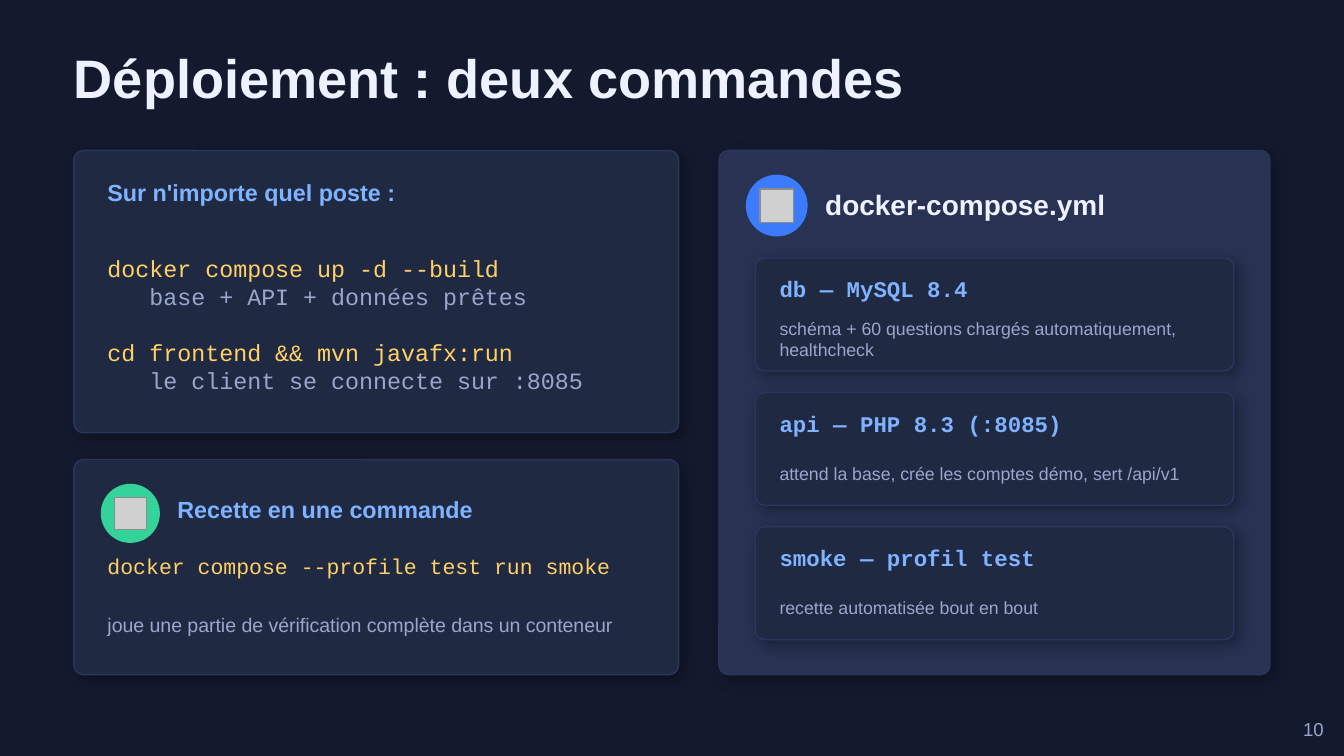
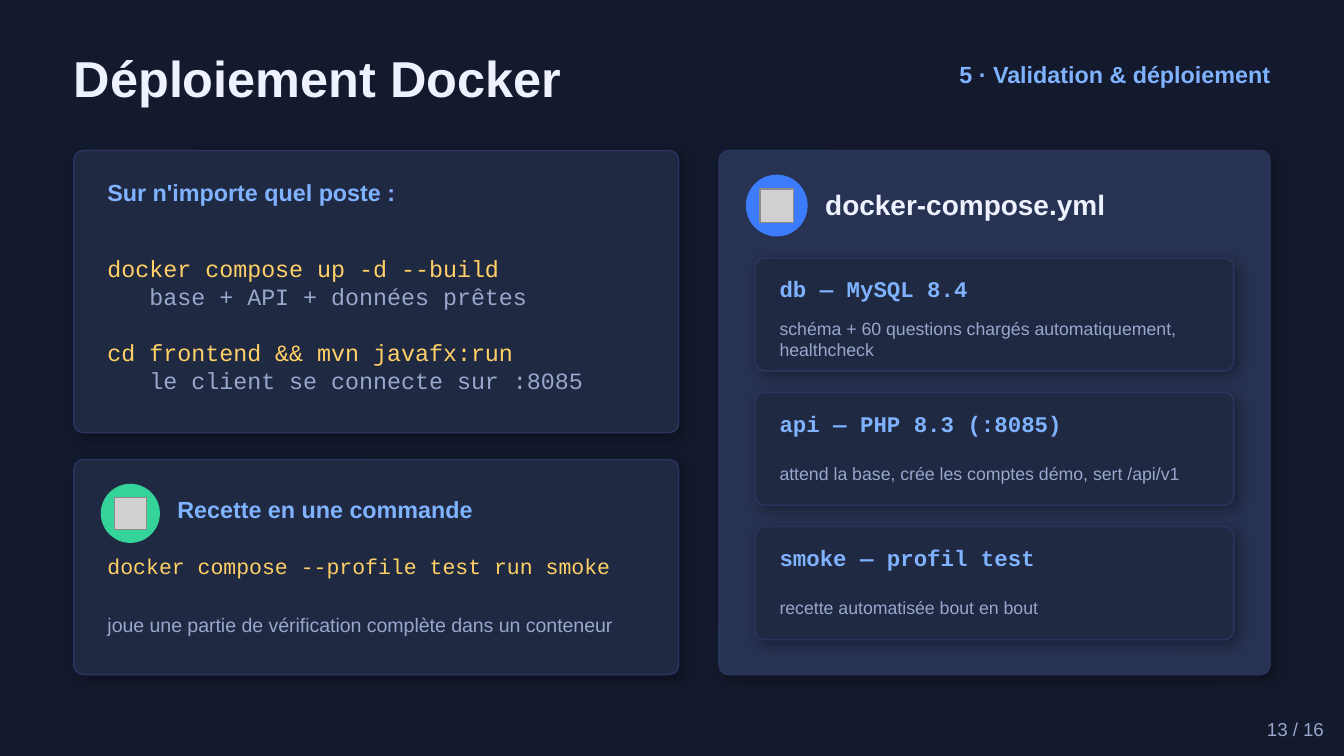
Before and after one commit to AdaMakchi/android-project-adham-marrakchi, a slide deck: slide 13 of docs/Soutenance_QuizArena.pptx (slide 10 before the commit). Drawn at 1344x756 pixels with LibreOffice and Linux fonts; fonts in the diff are those of the drawing; grey boxes stand for pictures. Boxes give left, top, right and bottom in pixels: in the first picture for what was removed or moved away, otherwise in the second. Text is boxed around its words. In the diff, an @@ line names an element or a change of style, - is before the commit and + after.

```diff
--- a/docs/Soutenance_QuizArena.pptx
+++ b/docs/Soutenance_QuizArena.pptx
@@ text at <box>74,60,561,107</box>: text changed; size 29 to 27 pt @@
-Déploiement : deux commandes
+Déploiement Docker
@@ text added at <box>959,66,1270,88</box>, 12.5 pt, text #7FB2FF, bold @@
+5 · Validation & déploiement
@@ text added at <box>1267,723,1324,736</box>, 10 pt, text #9AA7CC @@
+13 / 16
@@ text removed at <box>1303,723,1324,736</box> @@
-10
```
Also in this commit, not shown: 6 other slides changed, 9 slides added, 5 slides removed.
